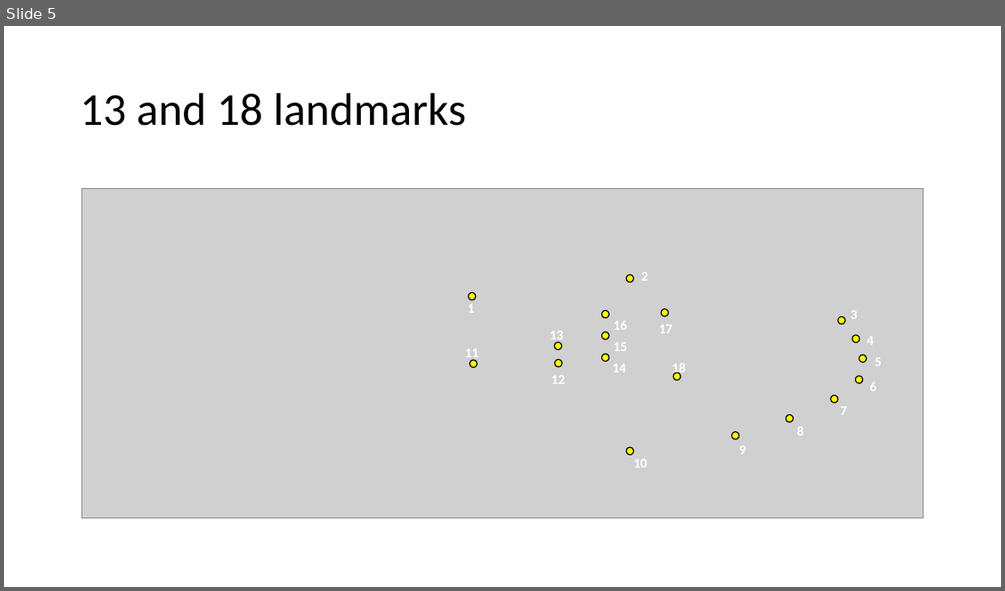
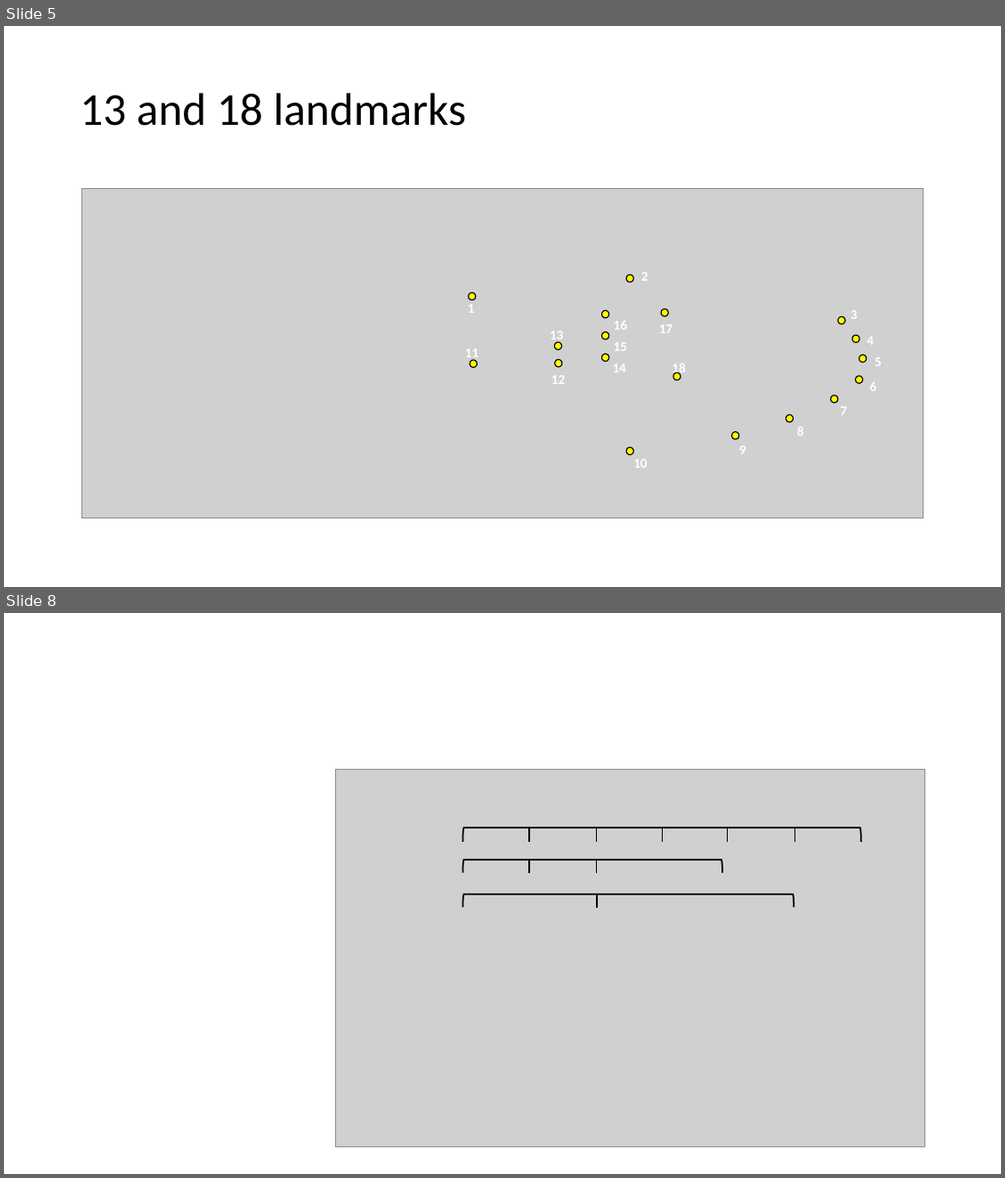
Before and after one commit to Virchu/wingproj, a slide deck: Wing figures and images/Wing images.pptx. Shown one above the other, each under a label of ours: slide 5 before the commit, slides 5 and 8 after it; the slides between them are not shown. The pictures are 1005x591 and 1005x1178 pixels, drawn with LibreOffice and Linux fonts; fonts in the diff are those of the drawing; grey boxes stand for pictures. Boxes give left, top, right and bottom in pixels: in the first picture for what was removed or moved away, otherwise in the second. Text is boxed around its words. In the diff, an @@ line names an element or a change of style, - is before the commit and + after.

```diff
--- a/Wing figures and images/Wing images.pptx
+++ b/Wing figures and images/Wing images.pptx
@@ slide 8 added at (x1=4, y1=613, x2=1001, y2=1174), background #FFFFFF @@
@@ picture added at (x1=336, y1=770, x2=926, y2=1147) @@
@@ left bracket added at (x1=463, y1=827, x2=862, y2=842), outline #000000 1.5 pt @@
@@ line added from (529, 828) to (529, 842), #000000 1.5 pt @@
@@ line added from (596, 828) to (596, 842), #000000 1.5 pt @@
@@ line added from (662, 828) to (662, 842), #000000 1.5 pt @@
@@ line added from (727, 828) to (727, 842), #000000 1.5 pt @@
@@ line added from (795, 828) to (795, 842), #000000 1.5 pt @@
@@ left bracket added at (x1=462, y1=860, x2=722, y2=873), outline #000000 1.5 pt @@
@@ line added from (529, 860) to (529, 873), #000000 1.5 pt @@
@@ line added from (596, 860) to (596, 873), #000000 1.5 pt @@
@@ left bracket added at (x1=462, y1=893, x2=794, y2=908), outline #000000 1.5 pt @@
@@ line added from (597, 894) to (597, 908), #000000 1.5 pt @@
```
Also in this commit, not shown: 2 other slides added, 3 other files.
